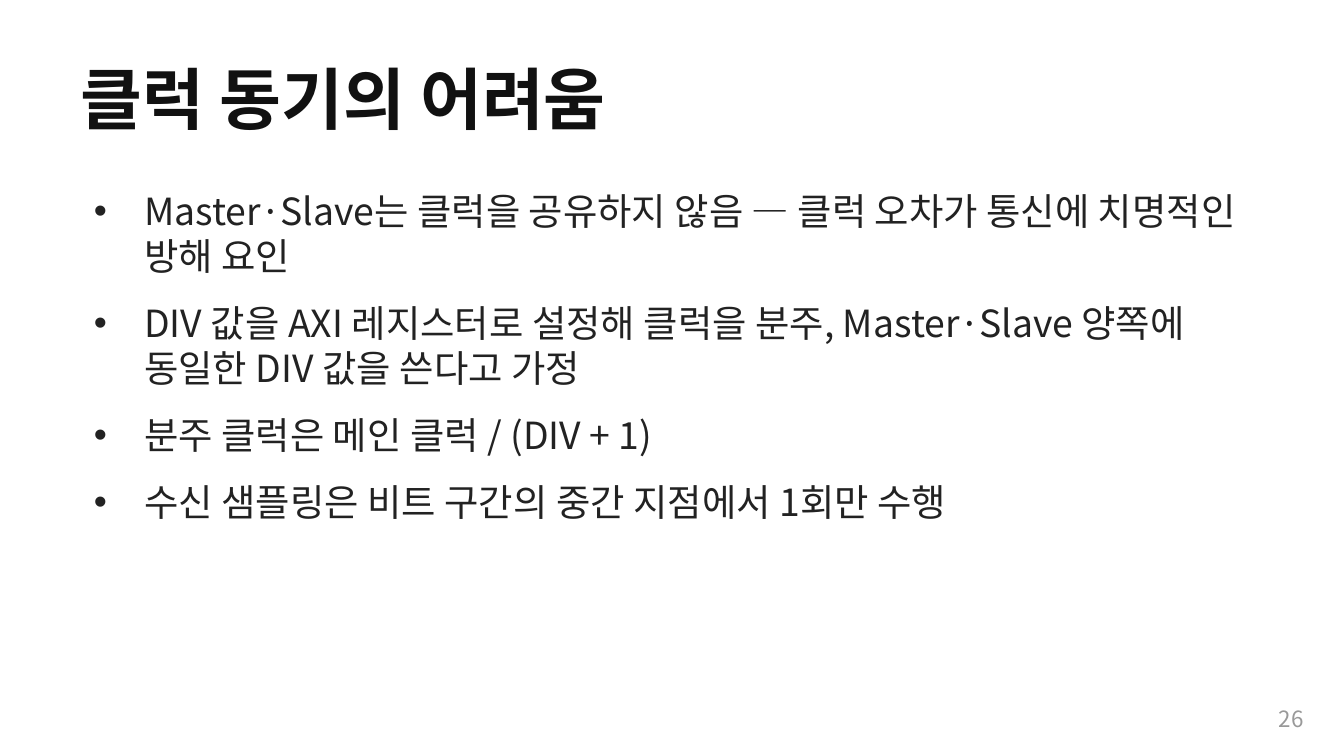
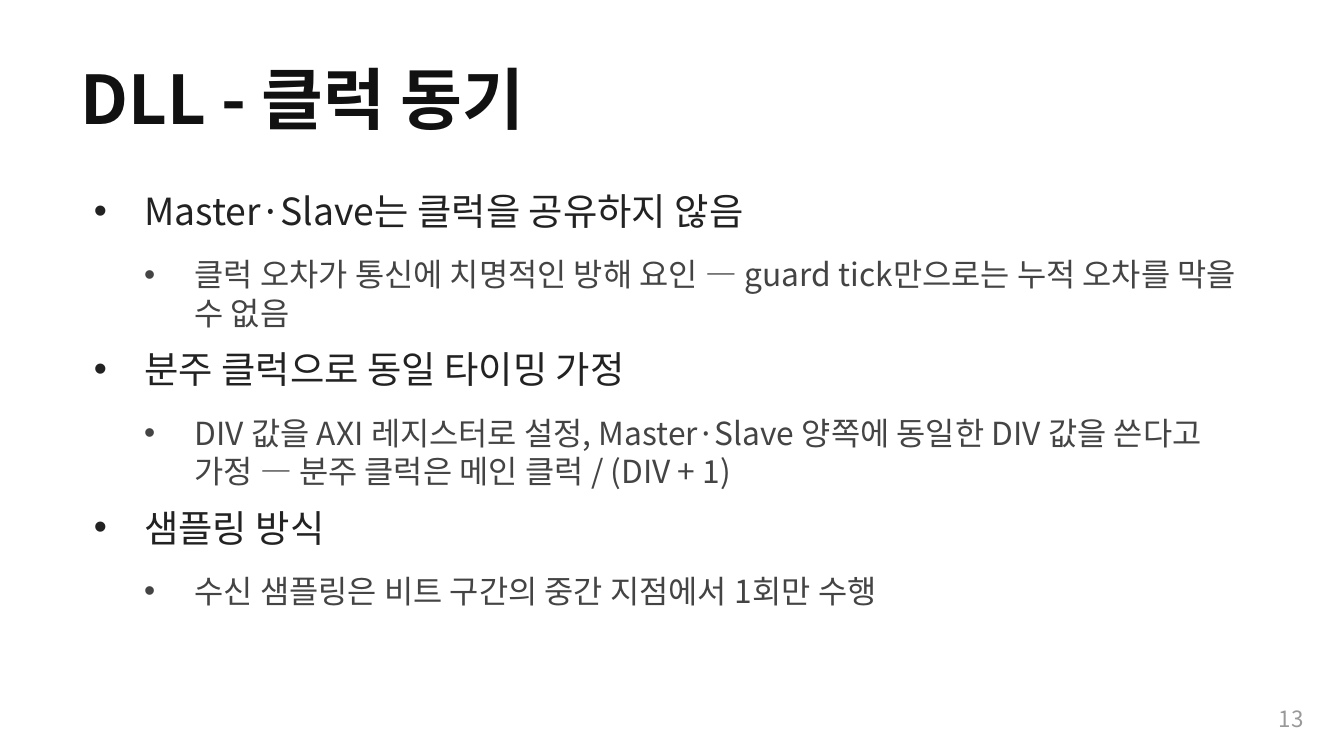
Before and after one commit to Woodong02/SoC_Design_and_Programming, a slide deck: slide 13 of presentation_full.pptx (slide 26 before the commit). Drawn at 1344x756 pixels with LibreOffice and Linux fonts; fonts in the diff are those of the drawing. Boxes give left, top, right and bottom in pixels: in the first picture for what was removed or moved away, otherwise in the second. Text is boxed around its words. In the diff, an @@ line names an element or a change of style, - is before the commit and + after.

```diff
--- a/presentation_full.pptx
+++ b/presentation_full.pptx
@@ text at [81, 67, 525, 130]: text changed @@
-클럭 동기의 어려움
+DLL - 클럭 동기
@@ text at [144, 194, 1235, 545]: text changed; size 20 to 17 pt; text colour #222222 to #444444 @@
-• Master·Slave는 클럭을 공유하지 않음 — 클럭 오차가 통신에 치명적인 방해 요인
-• DIV 값을 AXI 레지스터로 설정해 클럭을 분주, Master·Slave 양쪽에 동일한 DIV 값을 쓴다고 가정
-• 분주 클럭은 메인 클럭 / (DIV + 1)
+• Master·Slave는 클럭을 공유하지 않음
+  • 클럭 오차가 통신에 치명적인 방해 요인 — guard tick만으로는 누적 오차를 막을 수 없음
+• 분주 클럭으로 동일 타이밍 가정
+  • DIV 값을 AXI 레지스터로 설정, Master·Slave 양쪽에 동일한 DIV 값을 쓴다고 가정 — 분주 클럭은 메인 클럭 / (DIV + 1)
+• 샘플링 방식
@@ text at [195, 576, 876, 606]: size 20 to 17 pt, text colour #222222 to #444444 in "수신 샘플링은 비트 구간의 중간 지점에서 1회만 ..."; list level 1 to 2 in "수신 샘플링은 비트 구간의 중간 ..." @@
@@ text at [1279, 710, 1304, 727]: text changed @@
-26
+13
```
Also in this commit, not shown: 13 other slides changed, 4 other files.
